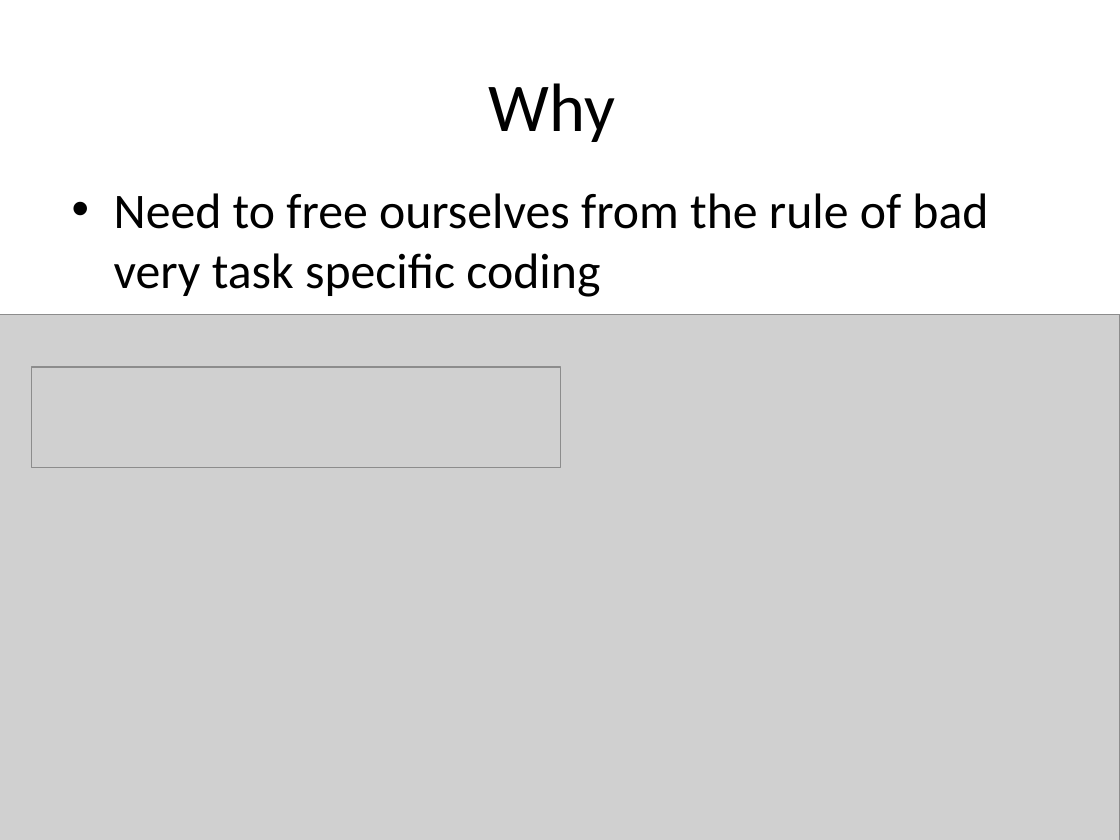
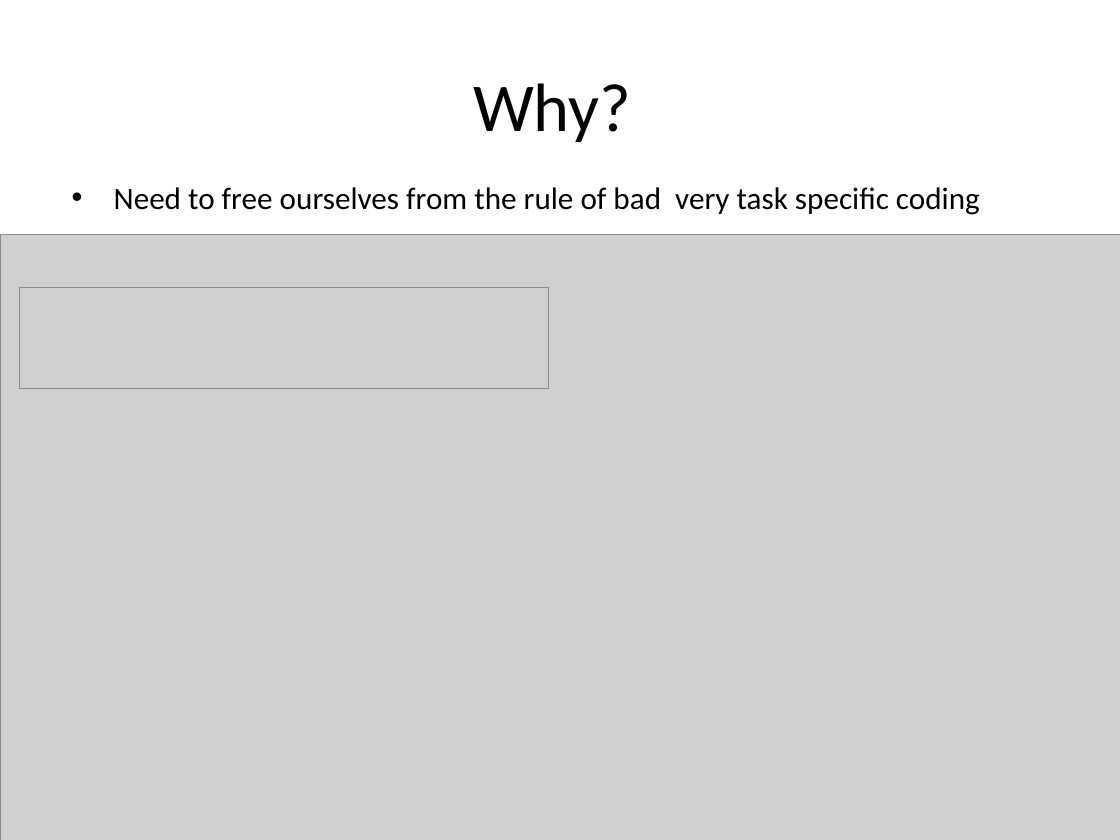
Before and after one commit to nulinspiratie/SilQ, a slide deck: slide 2 of personal/Steffi/How to presentation.pptx. Drawn at 1120x840 pixels with LibreOffice and Linux fonts; fonts in the diff are those of the drawing; grey boxes stand for pictures. Boxes give left, top, right and bottom in pixels: in the first picture for what was removed or moved away, otherwise in the second. Text is boxed around its words. In the diff, an @@ line names an element or a change of style, - is before the commit and + after.

```diff
--- a/personal/Steffi/How to presentation.pptx
+++ b/personal/Steffi/How to presentation.pptx
@@ title at (473, 83, 631, 142): text changed @@
-Why
+Why?
@@ text "Need to free ourselves from ..." at (114, 187, 980, 215): size 32 to 20 pt; less space between paragraphs @@
@@ picture: place and size @@
-picture at (0, 315, 1120, 840)
+picture at (0, 235, 1120, 840)
@@ picture: place and size @@
-picture at (31, 367, 560, 468)
+picture at (20, 288, 549, 389)
```
Also in this commit, not shown: 7 other slides changed, 3 slides added, 2 slides removed, 2 other files.
